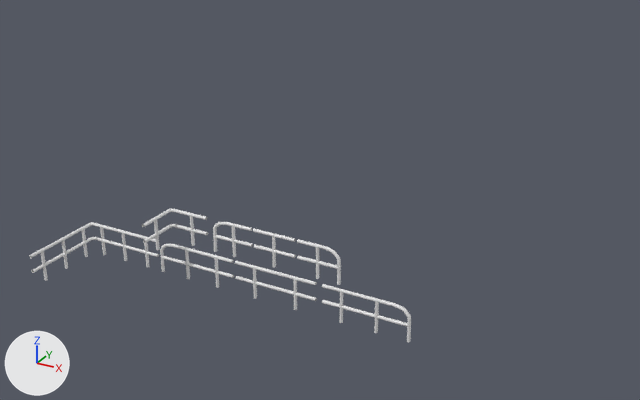
Before and after pictures for a commit that changed the FBX model 3D Assets/SM_RailingModularKit.fbx.
Before and after are seen from a 50 mm camera at (12.53, -9.61, 9.76) aimed at (4.78, 4.49, 2.72). The axes (+X, +Y, +Z) are drawn at lower left. The lights are the same throughout. Where no turn or scale is listed for an object, it has been applied to the vertices.

Objects in the first picture: 'SM_RalingA_Begin_4x200', 'SM_RalingA_Corner_4x200', 'SM_RalingA_End_4x200', 'SM_RalingA_Mid_4x200', 'SM_RalingB_Begin_4x100', 'SM_RalingB_Corner_4x100', 'SM_RalingB_End_4x100', 'SM_RalingB_Mid_4x100'.
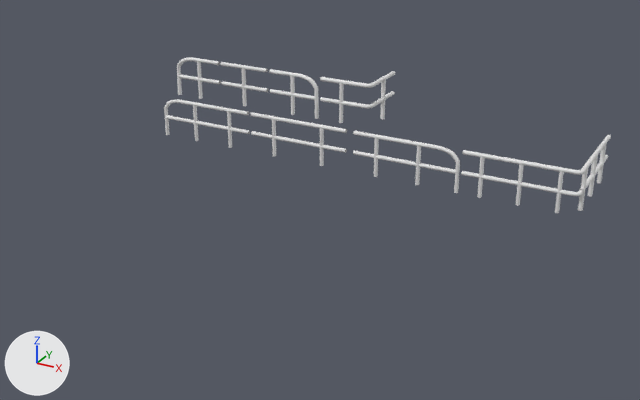
Location of each change, [x1, y1, x2, y2] in pixels of the pictures (640 x 400 px):
'SM_RalingA_Corner_4x200', mesh turned, moved
    before: [29, 223, 159, 281]
    after: [461, 135, 611, 213]
'SM_RalingA_End_4x200', moved
    before: [322, 284, 411, 343]
    after: [353, 131, 460, 193]
'SM_RalingA_Mid_4x200', moved
    before: [235, 261, 317, 310]
    after: [251, 112, 347, 166]
'SM_RalingA_Begin_4x200', moved
    before: [160, 244, 234, 288]
    after: [164, 99, 250, 148]
'SM_RalingB_Corner_4x100', mesh turned, moved
    before: [142, 209, 208, 250]
    after: [320, 71, 395, 123]
'SM_RalingB_End_4x100', moved
    before: [297, 239, 341, 285]
    after: [269, 69, 319, 119]
'SM_RalingB_Begin_4x100', moved
    before: [213, 222, 253, 257]
    after: [177, 57, 221, 99]
'SM_RalingB_Mid_4x100', moved
    before: [253, 228, 296, 268]
    after: [220, 62, 269, 106]

Edits to the bpy script that builds the scene:
```text
Change me_cylinder_030:
    where me_cylinder_030.from_pydata(...)  # 96 vertices, 48 faces; spans x 0.0..2.0, y -0.04..0.04, z -0.75..0.04
    used by ob_sm_ralinga_mid_4x200; location = (2.63, 4.57, 0.75)
    me_cylinder_030 part 1: the whole mesh is moved by (0.0, 0.0, 0.75)
Change me_cylinder_042:
    where me_cylinder_042.from_pydata(...)  # 72 vertices, 36 faces; spans x 0.0..1.0, y -0.04..0.04, z -0.75..0.036
    used by ob_sm_ralingb_mid_4x100; location = (3.14, 4.57, 1.64)
    me_cylinder_042 part 3: the whole mesh is moved by (-0.496, 0.0, 0.25)
Change me_cylinder_055:
    where me_cylinder_055.from_pydata(...)  # 264 vertices, 216 faces; spans x -0.04..0.96, y 0.0..1.0, z -0.75..0.036
    used by ob_sm_ralingb_corner_4x100; location = (0.95, 3.61, 1.64)
    me_cylinder_055 part 2: the whole mesh is turned -180 degrees about the z axis through the mesh origin
Change me_cylinder_047:
    where me_cylinder_047.from_pydata(...)  # 360 vertices, 264 faces; spans x -0.04..1.96, y 0.0..2.0, z -0.75..0.04
    used by ob_sm_ralinga_corner_4x200; location = (-1.48, 2.61, 0.75)
    me_cylinder_047 part 4: the whole mesh is turned -180 degrees about the z axis through the mesh origin
Change ob_sm_ralinga_mid_4x200:
    ob_sm_ralinga_mid_4x200.location: (2.63, 4.57, 0.75) -> (3.7, 3.77, 3.78)
Change ob_sm_ralingb_mid_4x100:
    ob_sm_ralingb_mid_4x100.location: (3.14, 4.57, 1.64) -> (3.56, 3.77, 5.17)
Change ob_sm_ralingb_begin_4x100:
    ob_sm_ralingb_begin_4x100.location: (2.11, 4.57, 0.89) -> (2.04, 3.77, 4.67)
Change ob_sm_ralinga_begin_4x200:
    ob_sm_ralinga_begin_4x200.location: (0.59, 4.57, 0.0) -> (1.66, 3.77, 3.78)
Change ob_sm_ralingb_corner_4x100:
    ob_sm_ralingb_corner_4x100.location: (0.95, 3.61, 1.64) -> (6.16, 4.73, 5.42)
Change ob_sm_ralingb_end_4x100:
    ob_sm_ralingb_end_4x100.location: (5.17, 4.57, 0.89) -> (5.11, 3.77, 4.67)
Change ob_sm_ralinga_corner_4x200:
    ob_sm_ralinga_corner_4x200.location: (-1.48, 2.61, 0.75) -> (9.87, 5.73, 4.53)
Change ob_sm_ralinga_end_4x200:
    ob_sm_ralinga_end_4x200.location: (6.76, 4.57, 0.0) -> (7.83, 3.77, 3.78)
```
